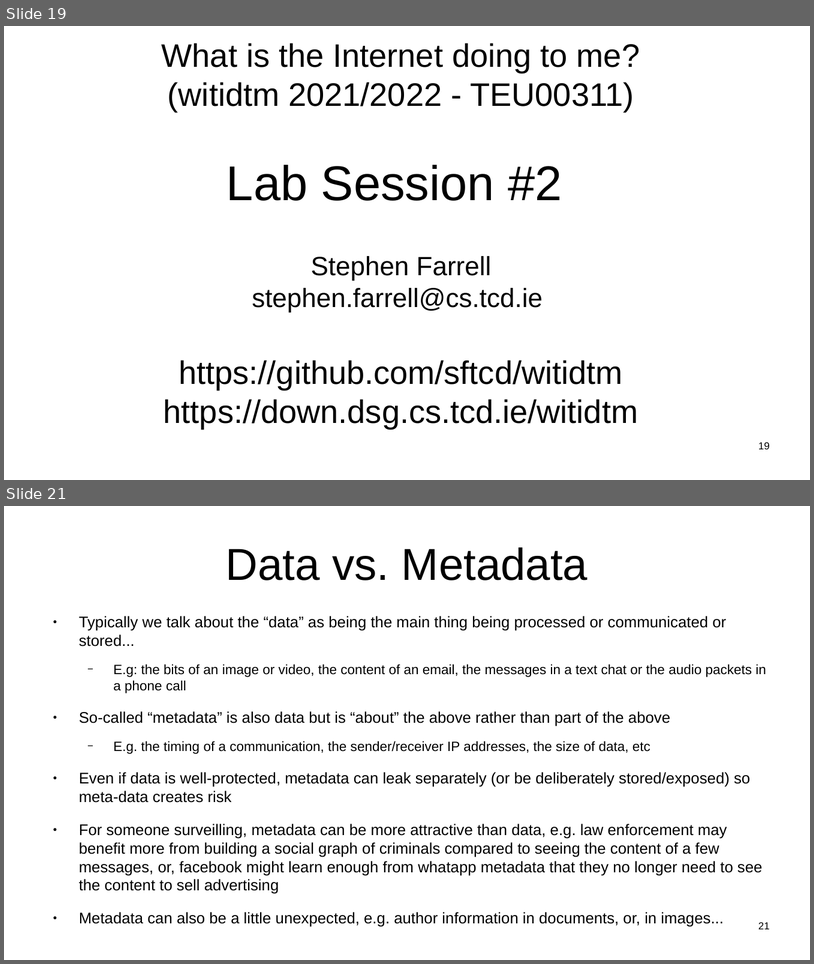
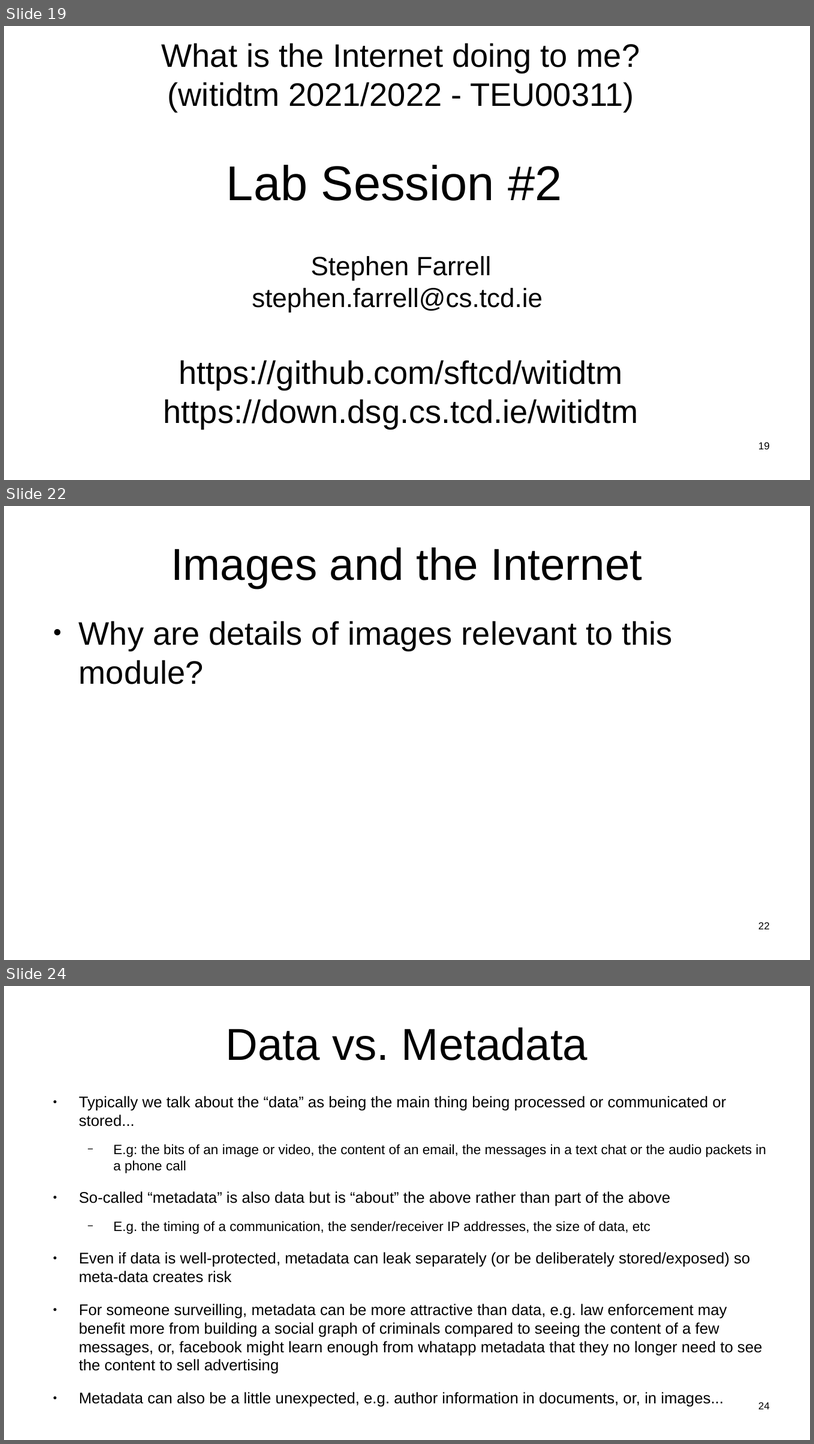
Before and after one commit to sftcd/witidtm, a slide deck: lectures/2021-2022/labs.odp. Shown one above the other, each under a label of ours: slides 19 and 21 before the commit, slides 19, 22 and 24 after it; the slides between them are not shown. The pictures are 814x964 and 814x1444 pixels, drawn with LibreOffice and Linux fonts; fonts in the diff are those of the drawing. Boxes give left, top, right and bottom in pixels: in the first picture for what was removed or moved away, otherwise in the second. Text is boxed around its words. In the diff, an @@ line names an element or a change of style, - is before the commit and + after.

```diff
--- a/lectures/2021-2022/labs.odp
+++ b/lectures/2021-2022/labs.odp
@@ slide 22 added at (4, 506, 810, 960), background #FFFFFF @@
@@ title added at (171, 547, 642, 588), 44 pt, text #000000 @@
+Images and the Internet
@@ text added at (79, 621, 673, 684), 32 pt, text #000000 @@
+● Why are details of images relevant to this module?
@@ page number added at (759, 922, 770, 929), 10 pt, text #000000 @@
+22
@@ what was slide 21 is now slide 24 @@
@@ page number at (759, 1402, 770, 1409): text changed @@
-21
+24
```
Also in this commit, not shown: 1 slide changed, 3 other slides added, 1 other file.
